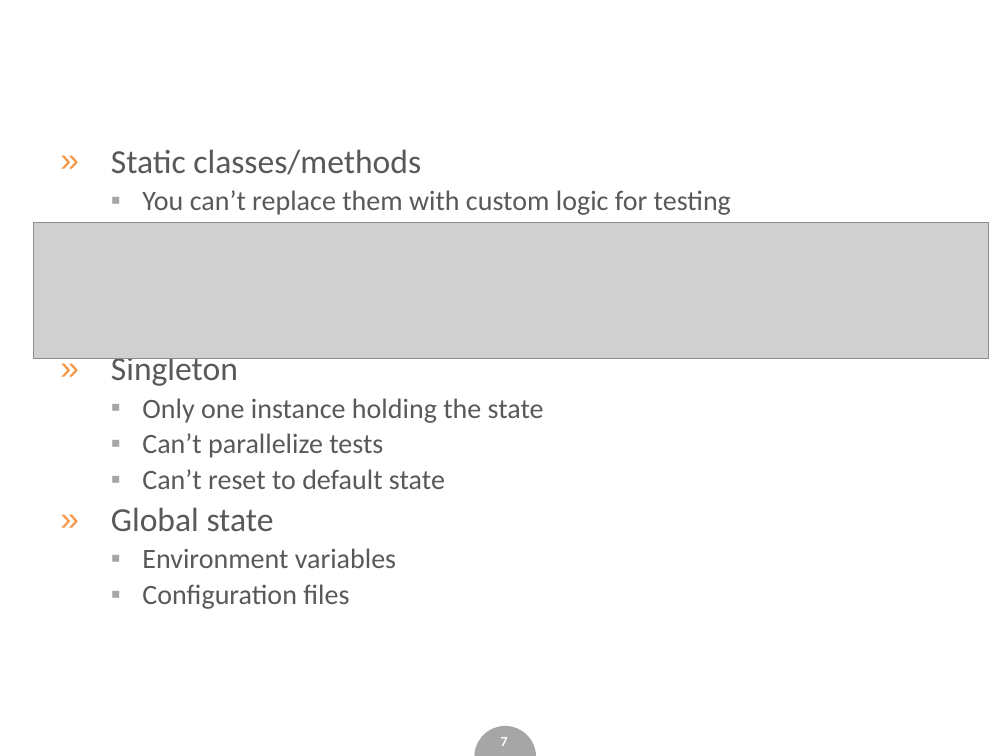
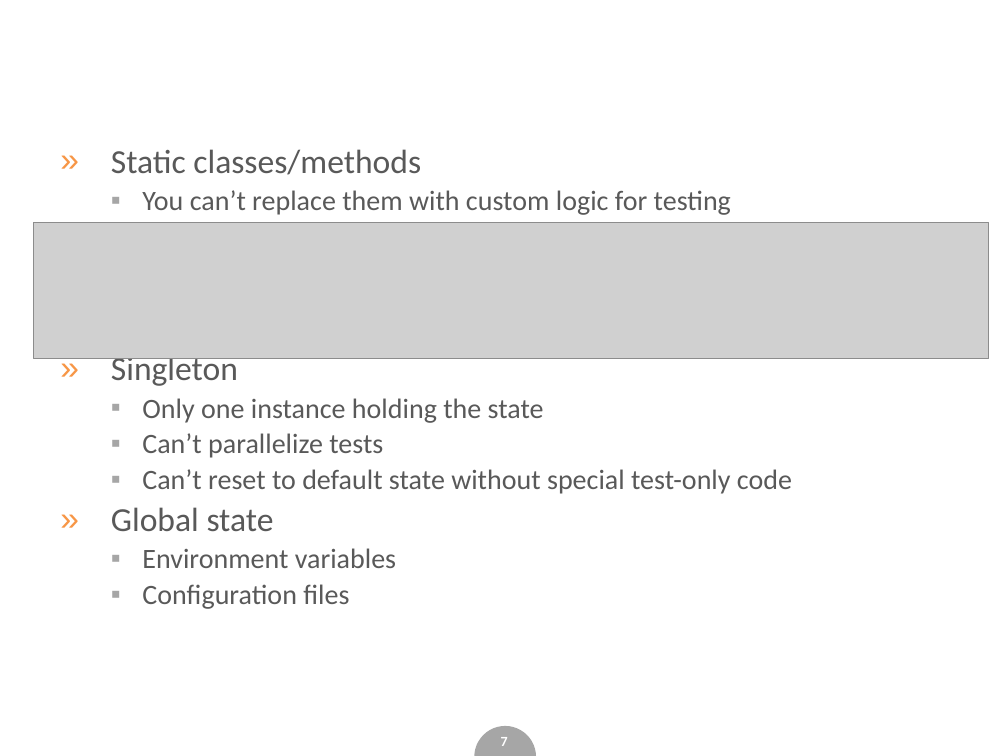
Before and after one commit to Katulus/WebApplictionTestingExample, a slide deck: slide 7 of slides.pptx. Drawn at 1008x756 pixels with LibreOffice and Linux fonts; fonts in the diff are those of the drawing; grey boxes stand for pictures; background and template pictures are left out. Boxes give left, top, right and bottom in pixels: in the first picture for what was removed or moved away, otherwise in the second. Text is boxed around its words. In the diff, an @@ line names an element or a change of style, - is before the commit and + after.

```diff
--- a/slides.pptx
+++ b/slides.pptx
@@ text at (142, 469, 730, 494): text changed @@
-  ▪ Can’t reset to default state
+  ▪ Can’t reset to default state without special test-only code
```
Also in this commit, not shown: 7 other slides changed.
